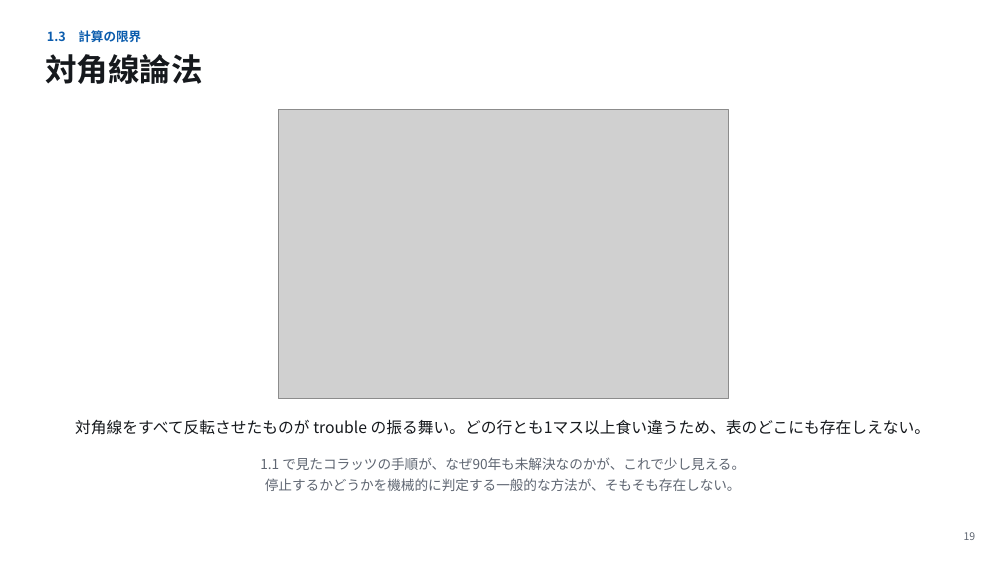
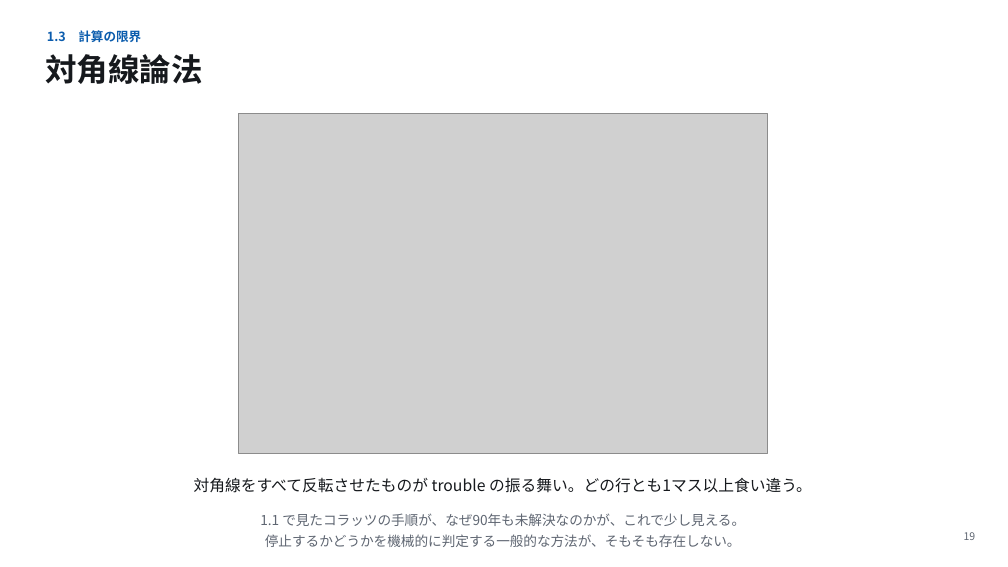
Before and after one commit to koide55/CompOutline, a slide deck: slide 19 of slides/第01回_計算とは何か.pptx. Drawn at 1008x567 pixels with LibreOffice and Linux fonts; fonts in the diff are those of the drawing; grey boxes stand for pictures. Boxes give left, top, right and bottom in pixels: in the first picture for what was removed or moved away, otherwise in the second. Text is boxed around its words. In the diff, an @@ line names an element or a change of style, - is before the commit and + after.

```diff
--- a/slides/第01回_計算とは何か.pptx
+++ b/slides/第01回_計算とは何か.pptx
@@ picture: place and size @@
-picture at [278,110,728,399]
+picture at [238,113,768,454]
@@ text at [194,478,812,493]: text changed @@
-対角線をすべて反転させたものが trouble の振る舞い。どの行とも1マス以上食い違うため、表のどこにも存在しえない。
+対角線をすべて反転させたものが trouble の振る舞い。どの行とも1マス以上食い違う。
@@ text "1.1 で見たコラッツの手順が、なぜ90年も未解決なのかが、これで少し見える。": place and size @@
-text "1.1 で見たコラッツの手順が、なぜ90年も未解決なのかが、これで少し見える。" at [260,457,745,491]
+text "1.1 で見たコラッツの手順が、なぜ90年も未解決なのかが、これで少し見える。" at [260,513,745,547]
```
Also in this commit, not shown: 21 other slides changed, 32 other files.
